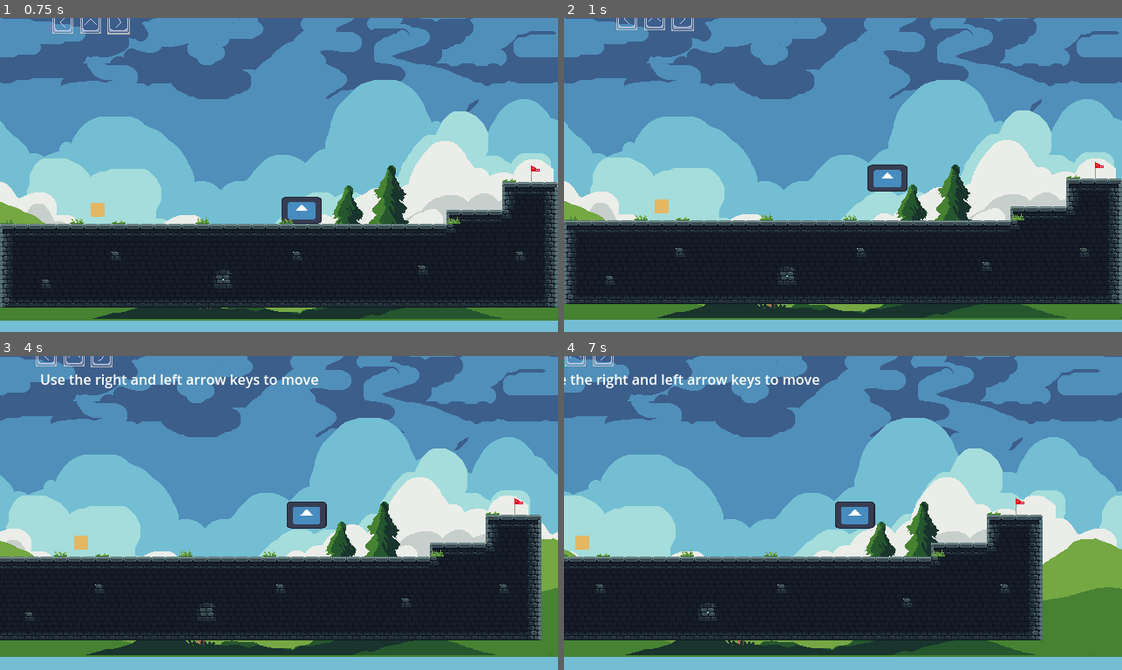
Above: before the commit, frames 1-4 (two rows, left to right).
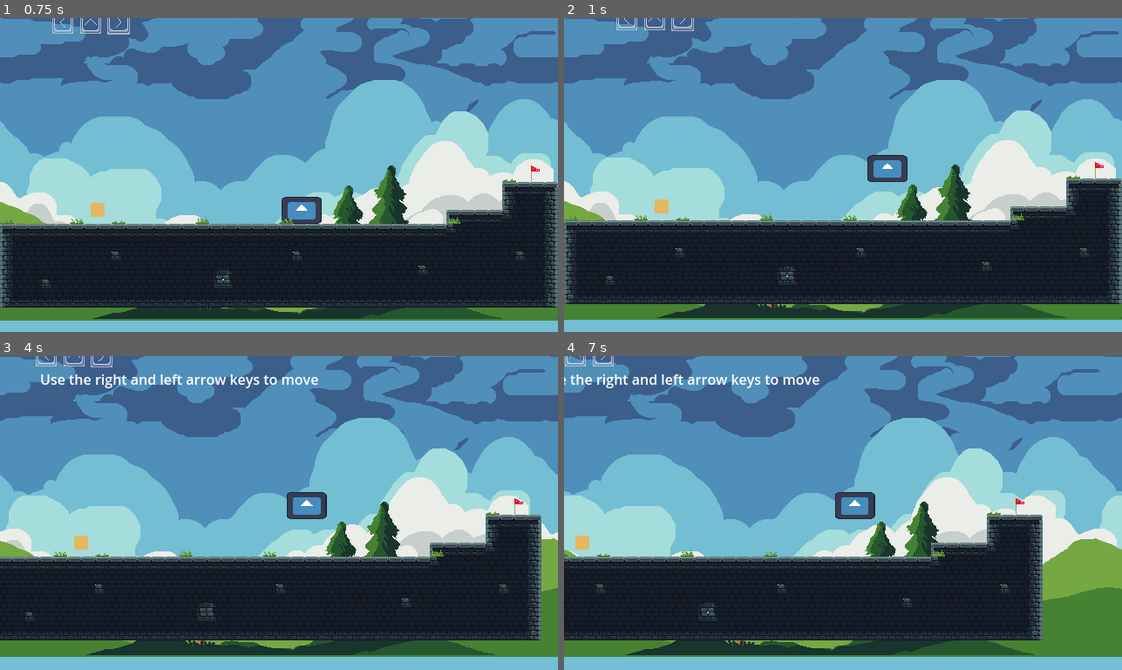
Above: after the commit, the same moments.

Repository: Robocraft999/ScalesToScale
Game: Godot game, scene res://scenes/levels/tutorial_0.tscn
The game is run twice, just before and just after one commit, with the same random seed, the same clock (stepped at 60 frames per second) and the same inputs. This scene is started directly instead of the project's main scene. The engine's default icon, where the game draws it, is replaced by a stand-in: a white triangle on a blue panel in a dark square.
Inputs (mouse positions are in pixels of both pictures, inside the frame that each line leads up to):
- Up to frame 1 (0.75 s): tap Enter at 0.5 s; move the mouse to (401, 159) at 0.52 s; hold D (move_right) from 0.53 s (still down); hold Space (dash) from 0.53 s (still down); click (401, 159) at 0.67 s
- Up to frame 2 (1 s): keep holding D (move_right); keep holding Space (dash); tap Up (jump) at 0.77 s
- Up to frame 3 (4 s): release D (move_right) at 1.25 s; release Space (dash) at 1.25 s; drag from (167, 528) to (530, 509) at 1.27 s; move the mouse to (334, 443) at 2.02 s; hold A (move_left) 2.03-2.75 s; tap Mouse wheel up (mouse_wheel_up) at 2.1 s; drag from (251, 575) to (78, 544) at 2.77 s; move the mouse to (446, 560) at 3.52 s; hold D (move_right) from 3.53 s (still down); tap O at 3.6 s; tap Up (jump) at 3.77 s
- Up to frame 4 (7 s): release D (move_right) at 4.25 s; drag from (675, 465) to (759, 434) at 4.27 s; move the mouse to (870, 513) at 5.02 s; hold D (move_right) 5.03-5.75 s; tap Mouse wheel down (mouse_wheel_down) at 5.1 s; click (870, 513) at 5.17 s; drag from (759, 434) to (1038, 506) at 5.77 s; move the mouse to (965, 497) at 6.52 s; hold A (move_left) from 6.53 s (still down); hold Shift (scale_toggle) from 6.53 s (still down); tap Up (jump) at 6.77 s

Frame 1 is identical in both runs. In frame 2, 0.6% of the frame differs, in the area x 54-62%, y 43-56%; in frame 3, 0.6%; in frame 4, 0.6%.

Commit message:
Extracted the end animation into a component

Diff:
--- a/scenes/levels/level_1.tscn
+++ b/scenes/levels/level_1.tscn
@@ -7,6 +7,7 @@
 [ext_resource type="Script" path="res://scripts/better_camera.gd" id="4_pr1mc"]
 [ext_resource type="PackedScene" uid="uid://vy0hwr3ojkhq" path="res://scenes/objects/dragon_flag.tscn" id="6_fu5ed"]
 [ext_resource type="Script" path="res://scripts/shaker.gd" id="7_v1k65"]
+[ext_resource type="Script" path="res://scripts/end_animator.gd" id="8_tjx58"]
 
 [sub_resource type="Animation" id="Animation_gymx7"]
 resource_name = "enter_animation"
@@ -76,7 +77,6 @@
 [node name="Player" parent="." instance=ExtResource("1_somil")]
 position = Vector2(256, 367)
 SPEED = 150.0
-JUMP_VELOCITY = -300.0
 
 [node name="BGLayer" type="TileMapLayer" parent="."]
 position = Vector2(152, 94)
@@ -105,3 +105,6 @@
 "": SubResource("AnimationLibrary_7rhjm")
 }
 autoplay = "enter_animation"
+
+[node name="EndAnimator" type="Node" parent="."]
+script = ExtResource("8_tjx58")
--- a/scenes/levels/tutorial_0.tscn
+++ b/scenes/levels/tutorial_0.tscn
@@ -12,6 +12,7 @@
 [ext_resource type="Texture2D" uid="uid://loarm7an4wt3" path="res://resources/sprites/Collectible.png" id="10_fnph6"]
 [ext_resource type="Script" path="res://scripts/better_camera.gd" id="11_yt4kr"]
 [ext_resource type="PackedScene" uid="uid://bb53neelkiux7" path="res://scenes/parallax_background.tscn" id="12_ucxvc"]
+[ext_resource type="Script" path="res://scripts/end_animator.gd" id="13_4l13b"]
 
 [sub_resource type="Animation" id="Animation_wqt0i"]
 length = 0.001
@@ -182,4 +183,5 @@
 script = ExtResource("11_yt4kr")
 follow_node = NodePath("../Player")
 
-[connection signal="body_entered" from="DragonFlag" to="." method="_on_dragon_flag_body_entered"]
+[node name="EndAnimator" type="Node" parent="."]
+script = ExtResource("13_4l13b")
--- a/scenes/objects/dragon_flag.tscn
+++ b/scenes/objects/dragon_flag.tscn
@@ -1,5 +1,6 @@
-[gd_scene load_steps=3 format=3 uid="uid://vy0hwr3ojkhq"]
+[gd_scene load_steps=4 format=3 uid="uid://vy0hwr3ojkhq"]
 
+[ext_resource type="Script" path="res://scripts/dragon_flag.gd" id="1_mga2q"]
 [ext_resource type="Texture2D" uid="uid://53ne81gplau0" path="res://sprites/dragon_flag.png" id="1_vuvr2"]
 
 [sub_resource type="RectangleShape2D" id="RectangleShape2D_uns3m"]
@@ -8,6 +9,7 @@
 [node name="DragonFlag" type="Area2D"]
 collision_layer = 4
 collision_mask = 2
+script = ExtResource("1_mga2q")
 
 [node name="Sprite2D" type="Sprite2D" parent="."]
 texture = ExtResource("1_vuvr2")
--- a/scripts/levels/level_1.gd
+++ b/scripts/levels/level_1.gd
@@ -1,9 +1,4 @@
 extends Node2D
-
-
-# Called when the node enters the scene tree for the first time.
-func _ready() -> void:
-	$DragonFlag.body_entered.connect(_on_dragon_flag_body_entered)
 
 func start_animation_finished() -> void:
 	%CameraShaker.shake_strength = 15.0
@@ -11,17 +6,3 @@
 	%CameraShaker.shake_decay_rate = 1.0
 	await get_tree().create_timer(0.5).timeout
 	%CameraShaker.shake_strength = 0.0
-
-func _on_dragon_flag_body_entered(body: Node2D) -> void:
-	if body is Player:
-		var cam: BetterCamera2D = $Camera2D
-		cam.follow_node = $DragonFlag
-		cam.dead_zone = Vector2.ZERO
-		var tween = create_tween()
-		tween.tween_property(cam, "zoom", Vector2(3,3), 3)
-		tween.chain().tween_property(body, "position", Vector2(body.position.x, 0), 3)
-		tween.finished.connect(func(): SceneLoader.load_level_scene_by_name("MainMenu"))
-		await get_tree().create_timer(0.5).timeout
-		body.allow_movement = false
-		pass
-	pass
--- a/scripts/levels/tutorial_0.gd
+++ b/scripts/levels/tutorial_0.gd
@@ -8,18 +8,4 @@
 func handle(_player: Player):
 	ProgressStore.jump_enabled = true
 	$UpKeyCap.visible = true
-
-
-func _on_dragon_flag_body_entered(body: Node2D) -> void:
-	if body is Player:
-		var cam: BetterCamera2D = $Camera2D
-		cam.follow_node = $DragonFlag
-		cam.dead_zone = Vector2.ZERO
-		var tween = create_tween()
-		tween.tween_property(cam, "zoom", Vector2(3,3), 3)
-		tween.chain().tween_property(body, "position", Vector2(body.position.x, 0), 3)
-		tween.finished.connect(func(): SceneLoader.load_level_scene_by_name("MainMenu"))
-		await get_tree().create_timer(0.5).timeout
-		body.allow_movement = false
-		pass
 	pass
--- a/scripts/player.gd
+++ b/scripts/player.gd
@@ -8,7 +8,7 @@
 
 @export_category("Speed, Velocity, Physics")
 @export var SPEED = 100.0
-@export var JUMP_VELOCITY = -250.0
+@export var JUMP_VELOCITY = -300.0
 @export var DOUBLE_JUMP_VELOCITY = -250.0
 
 @export_category("Jump timings")
Not shown: 1 places in scenes/levels/level_1.tscn that only renumber resources
Not shown: 1 places in scenes/levels/tutorial_0.tscn that only renumber resources
